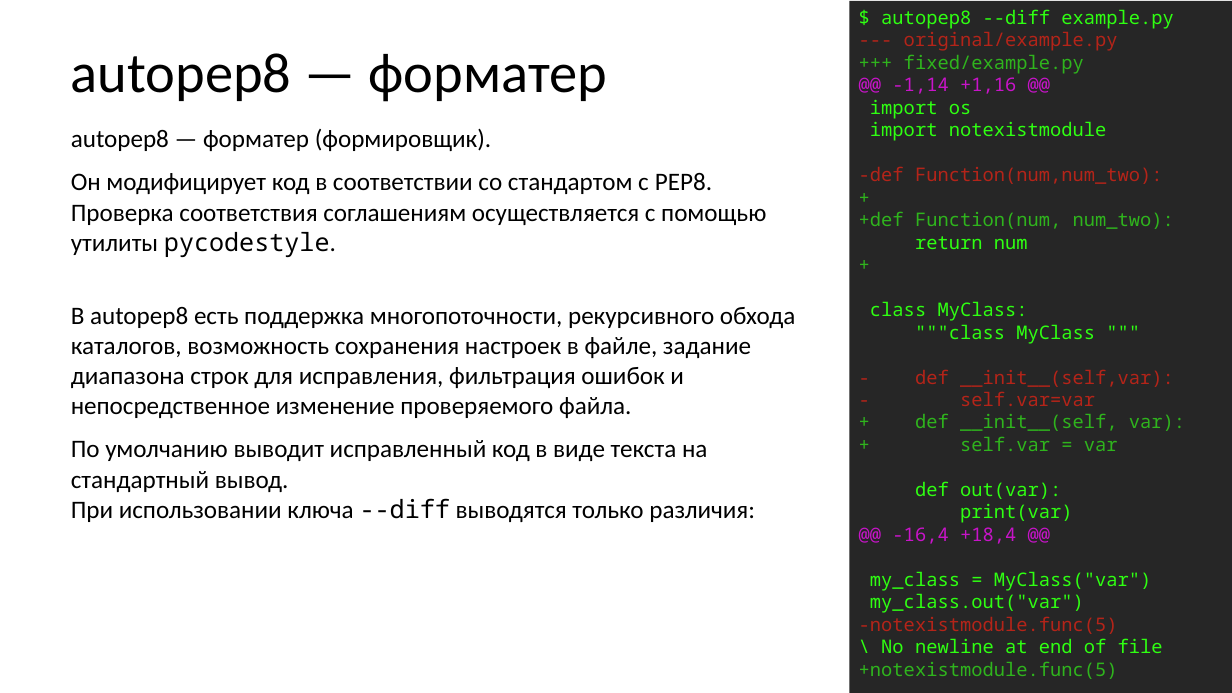
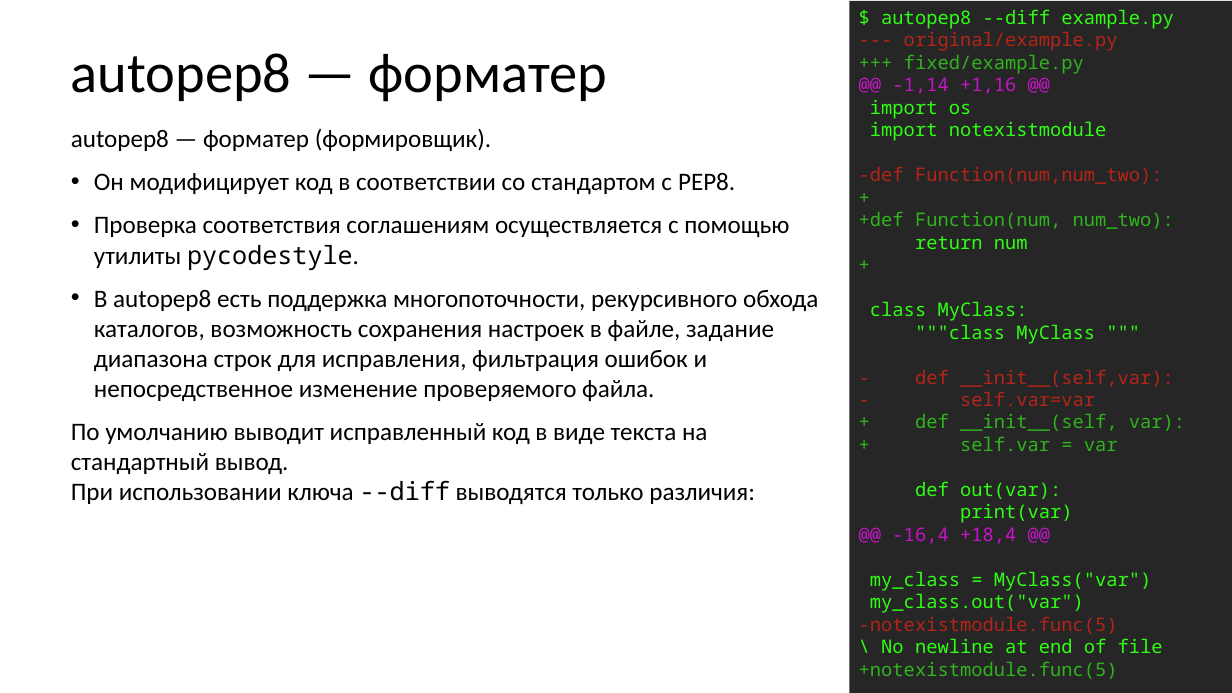
Before and after one commit to xtrueman/prog_instruments, a slide deck: slide 41 of presentations/StaticAnalysers.pptx. Drawn at 1232x693 pixels with LibreOffice and Linux fonts; fonts in the diff are those of the drawing. Boxes give left, top, right and bottom in pixels: in the first picture for what was removed or moved away, otherwise in the second. Text is boxed around its words. In the diff, an @@ line names an element or a change of style, - is before the commit and + after.

```diff
--- a/presentations/StaticAnalysers.pptx
+++ b/presentations/StaticAnalysers.pptx
@@ text at [94, 173, 789, 270]: text changed @@
-Он модифицирует код в соответствии со стандартом с PEP8.
-Проверка соответствия соглашениям осуществляется с помощью утилиты pycodestyle.
+• Он модифицирует код в соответствии со стандартом с PEP8.
+• Проверка соответствия соглашениям осуществляется с помощью утилиты pycodestyle.
@@ text at [94, 290, 818, 401]: bullet none to • @@
```
Also in this commit, not shown: 21 other slides changed, 5 slides added, 1 slide removed.
